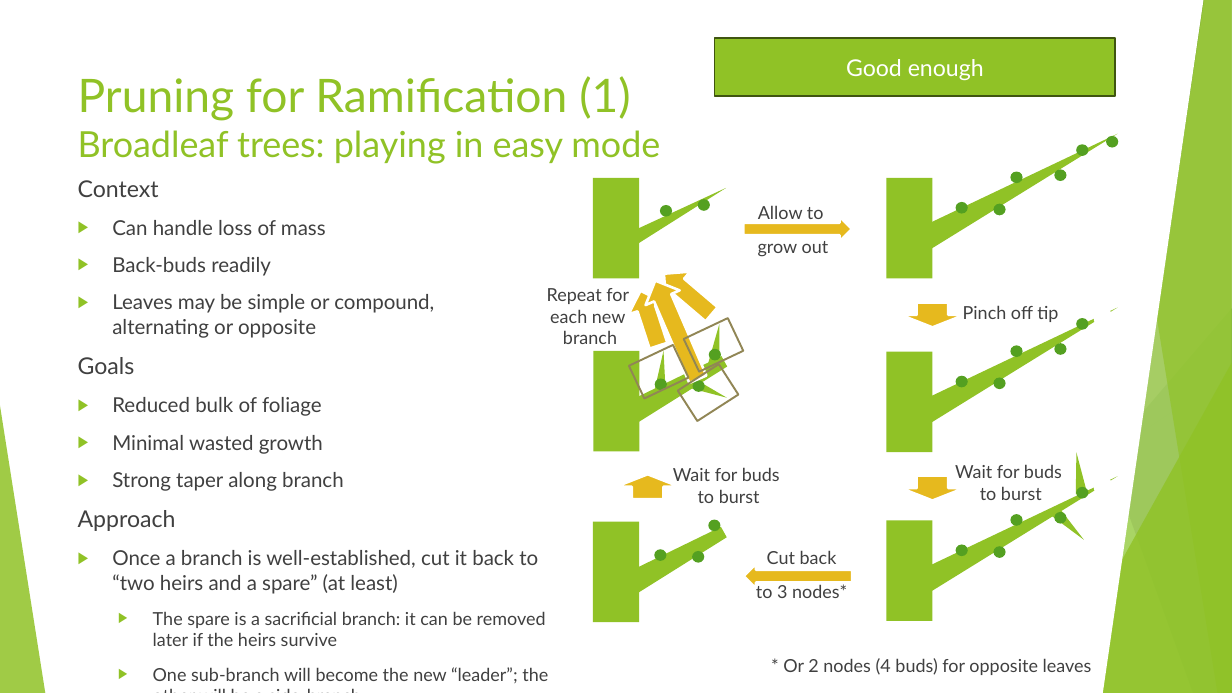
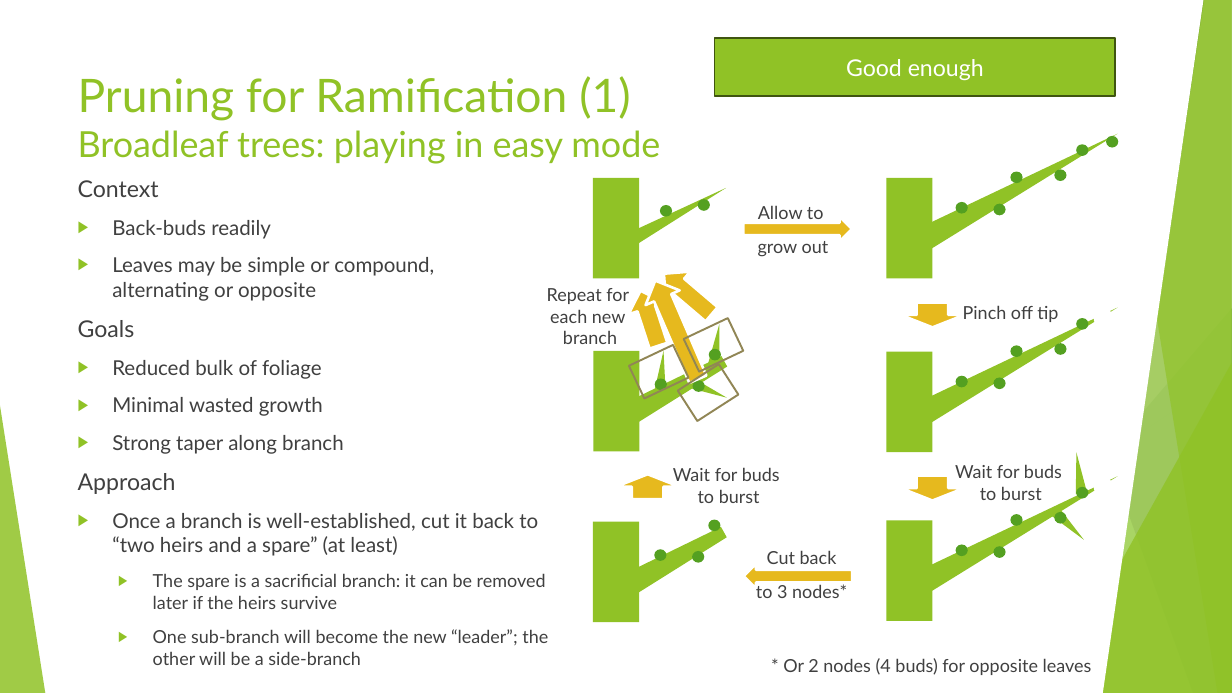
Before and after one commit to AlexLabram/Bonsai, a slide deck: slide 24 of Courseware/Bonsai On A Budget (running).pptx (slide 23 before the commit). Drawn at 1232x693 pixels with LibreOffice and Linux fonts; fonts in the diff are those of the drawing. Boxes give left, top, right and bottom in pixels: in the first picture for what was removed or moved away, otherwise in the second. Text is boxed around its words. In the diff, an @@ line names an element or a change of style, - is before the commit and + after.

```diff
--- a/Courseware/Bonsai On A Budget (running).pptx
+++ b/Courseware/Bonsai On A Budget (running).pptx
@@ text at (112, 220, 326, 235): paragraph removed @@
-▶ Can handle loss of mass
```
Also in this commit, not shown: 1 other slide changed, 12 slides added.
